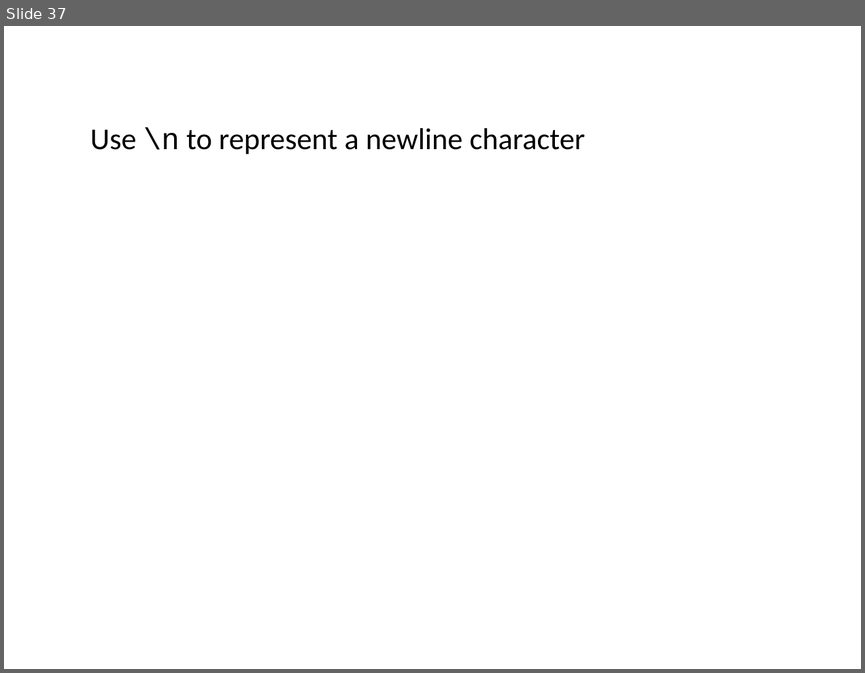
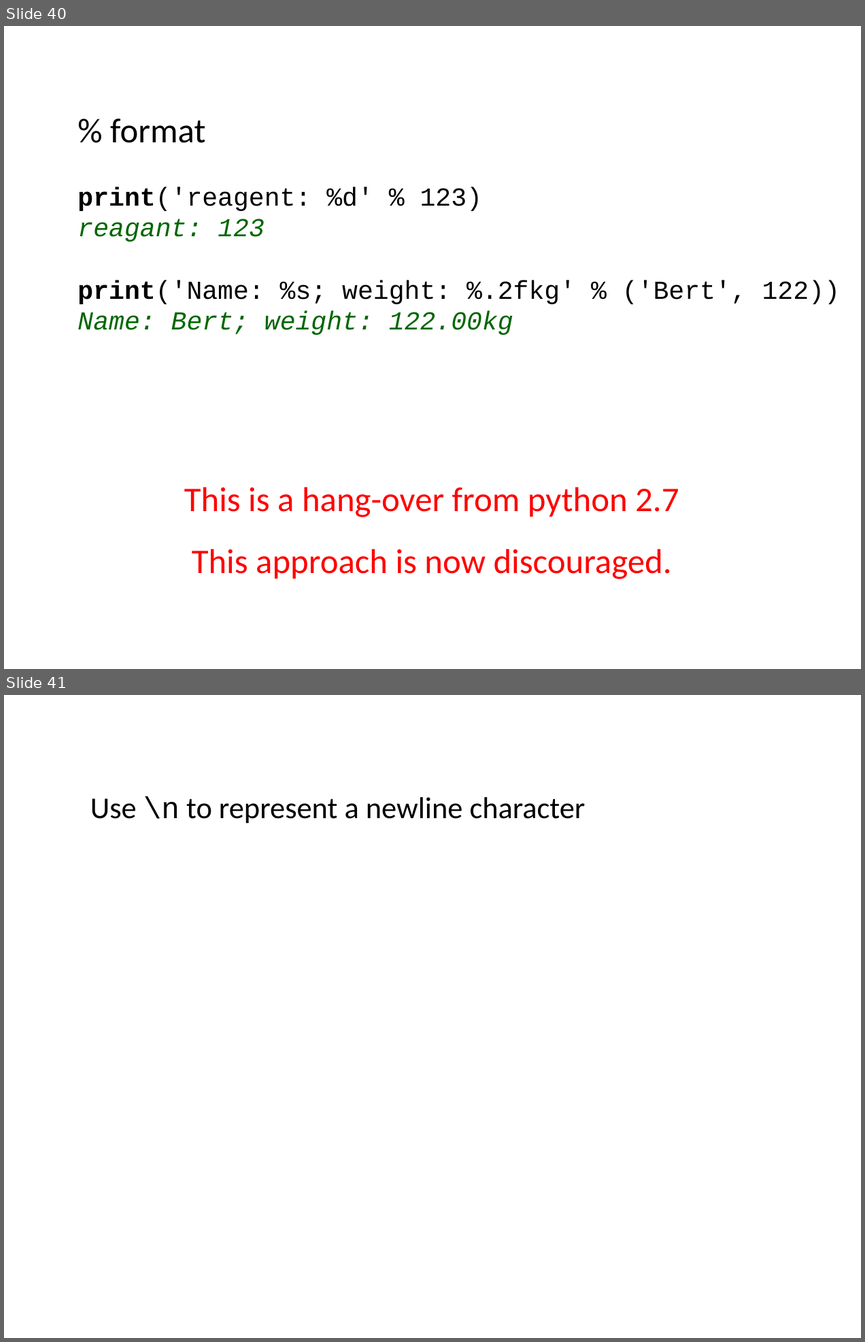
Before and after one commit to ncasuk/ncas-isc, a slide deck: python/presentations/learning_python/12_strings.pptx. Shown one above the other, each under a label of ours: slide 37 before the commit, slides 40 and 41 after it. The pictures are 865x673 and 865x1342 pixels, drawn with LibreOffice and Linux fonts; fonts in the diff are those of the drawing; background and template pictures are left out. Boxes give left, top, right and bottom in pixels: in the first picture for what was removed or moved away, otherwise in the second. Text is boxed around its words. In the diff, an @@ line names an element or a change of style, - is before the commit and + after.

```diff
--- a/python/presentations/learning_python/12_strings.pptx
+++ b/python/presentations/learning_python/12_strings.pptx
@@ slide 40 added at (4, 26, 861, 669), background picture (left out) @@
@@ text added at (110, 118, 205, 143), 32 pt, text #000000 @@
+% format
@@ text added at (77, 186, 840, 335), 24 pt, text #000000 @@
+print('reagent: %d' % 123)
+reagant: 123
+print('Name: %s; weight: %.2fkg' % ('Bert', 122))
+Name: Bert; weight: 122.00kg
@@ text added at (184, 486, 679, 579), 32 pt, text #FF0000 @@
+This is a hang-over from python 2.7
+This approach is now discouraged.
@@ what was slide 37 is now slide 41 @@
```
Also in this commit, not shown: 3 slides changed, 9 other slides added, 6 slides removed, 1 other file.
